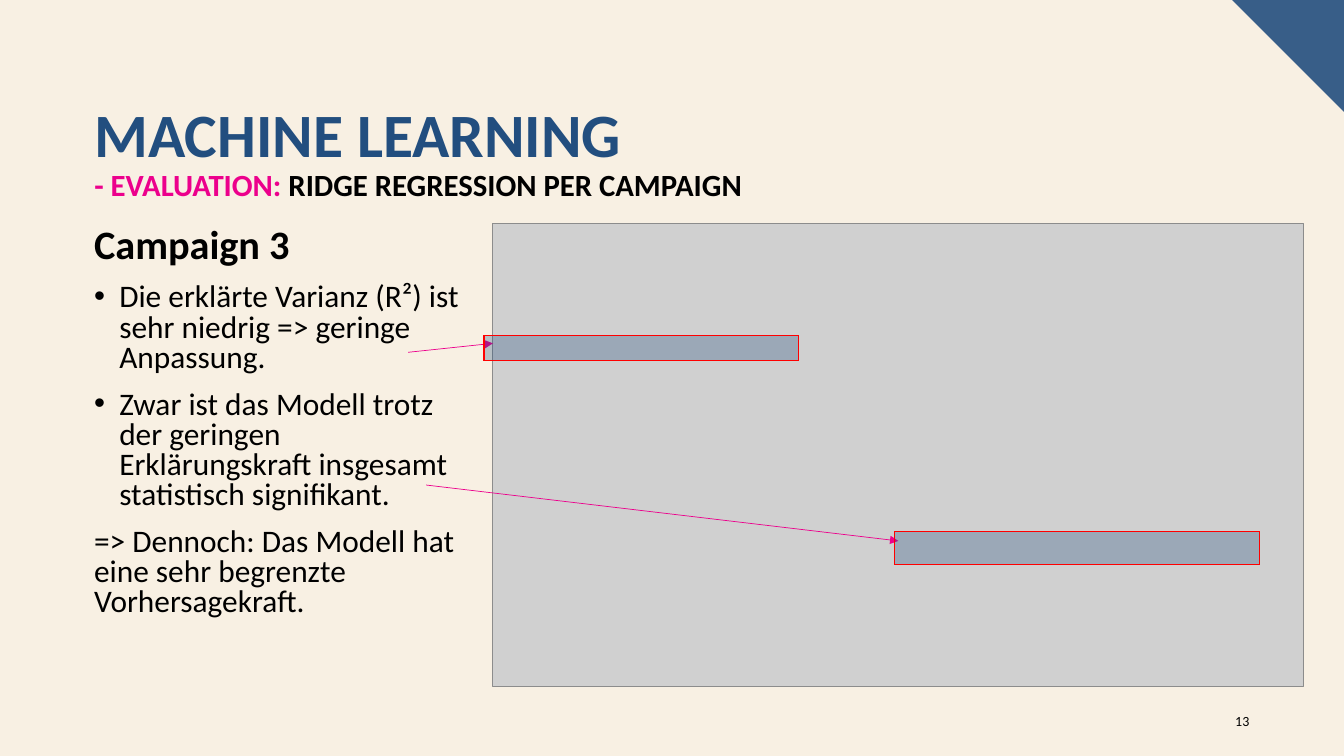
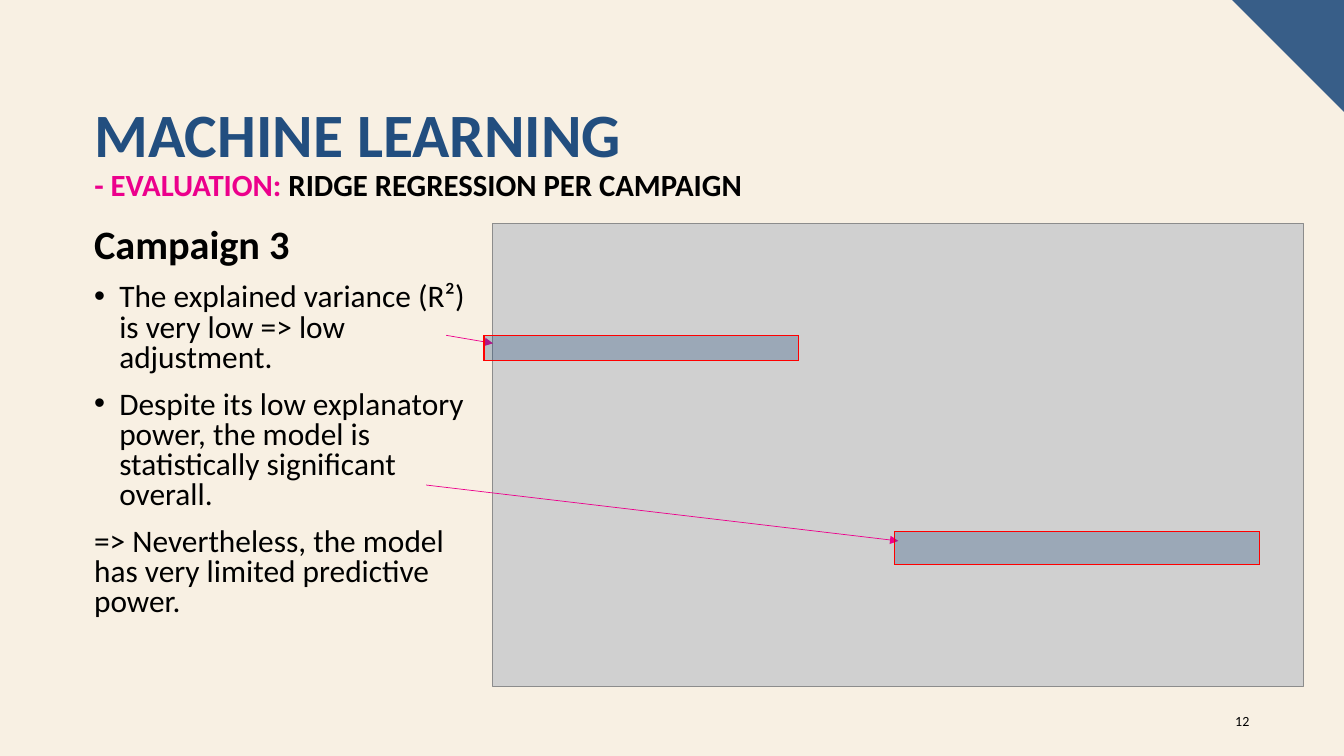
Before and after one commit to oliverschulz1983/Machine-learning-in-online-marketing-analysis-and-identification-of-optimisation-opportunities, a slide deck: slide 12 of Machine_Learning_in_Online_Marketing.pptx (slide 13 before the commit). Drawn at 1344x756 pixels with LibreOffice and Linux fonts; fonts in the diff are those of the drawing; grey boxes stand for pictures. Boxes give left, top, right and bottom in pixels: in the first picture for what was removed or moved away, otherwise in the second. Text is boxed around its words. In the diff, an @@ line names an element or a change of style, - is before the commit and + after.

```diff
--- a/Machine_Learning_in_Online_Marketing.pptx
+++ b/Machine_Learning_in_Online_Marketing.pptx
@@ text at <box>94,283,465,617</box>: text changed @@
-• Die erklärte Varianz (R²) ist sehr niedrig => geringe Anpassung.
-• Zwar ist das Modell trotz der geringen Erklärungskraft insgesamt statistisch signifikant.
-=> Dennoch: Das Modell hat eine sehr begrenzte Vorhersagekraft.
+• The explained variance (R²) is very low => low adjustment.
+• Despite its low explanatory power, the model is statistically significant overall.
+=> Nevertheless, the model has very limited predictive power.
@@ arrow moved from (408, 353) - (493, 344) to (447, 336) - (493, 344) @@
@@ page number at <box>1235,717,1249,726</box>: text changed @@
-13
+12
```
Also in this commit, not shown: 14 other slides changed, 2 slides added, 3 slides removed.
